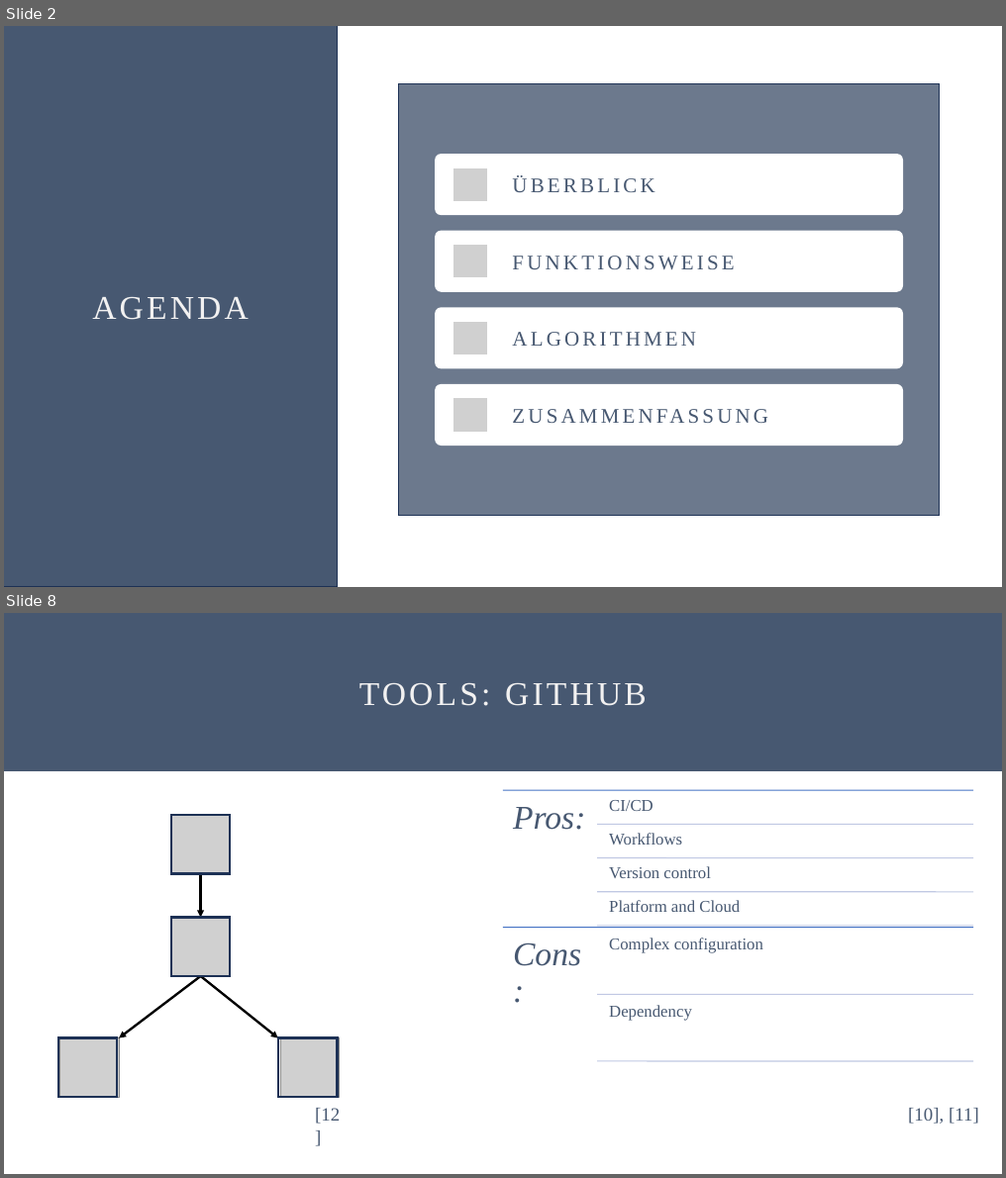
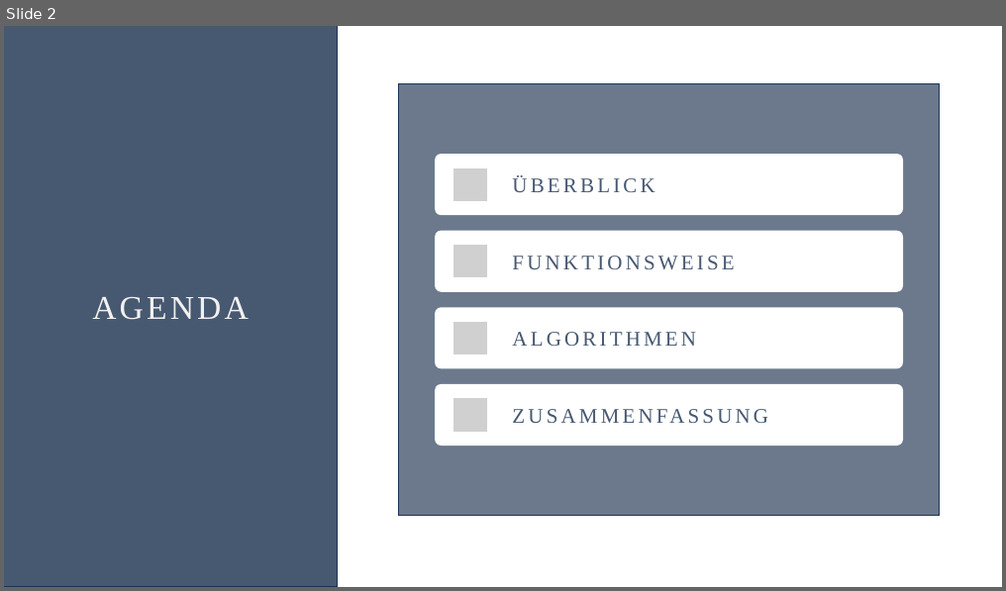
Before and after one commit to Oddl42/DLMCSITSDS01_IT_Sicherheit, a slide deck: Aufgabe/DLMCSITSDS01_Willkens_IU14073577_TLS_20240530.pptx. Shown one above the other, each under a label of ours: slides 2 and 8 before the commit, slide 2 after it; the slides between them are not shown. The pictures are 1006x1178 and 1006x591 pixels, drawn with LibreOffice and Linux fonts; fonts in the diff are those of the drawing; grey boxes stand for pictures. Boxes give left, top, right and bottom in pixels: in the first picture for what was removed or moved away, otherwise in the second. Text is boxed around its words. In the diff, an @@ line names an element or a change of style, - is before the commit and + after.

```diff
--- a/Aufgabe/DLMCSITSDS01_Willkens_IU14073577_TLS_20240530.pptx
+++ b/Aufgabe/DLMCSITSDS01_Willkens_IU14073577_TLS_20240530.pptx
@@ slide 8 removed at box(4, 613, 1002, 1174), background #FFFFFF @@
@@ rectangle removed at box(4, 613, 1002, 771) @@
-TOOLS: GITHUB
@@ group removed at box(57, 815, 341, 1097): 4 pictures, 4 rectangles, 3 arrows @@
@@ group removed at box(503, 790, 973, 1061): 8 lines, 8 texts @@
-Pros:
-CI/CD
-Workflows
-Version control
-Platform and Cloud
-Cons:
-Complex configuration
-Dependency
@@ text removed at box(315, 1108, 340, 1124) @@
-[12]
@@ text removed at box(908, 1108, 979, 1124) @@
-[10], [11]
```
Also in this commit, not shown: 4 slides changed, 6 slides added, 4 other slides removed.
